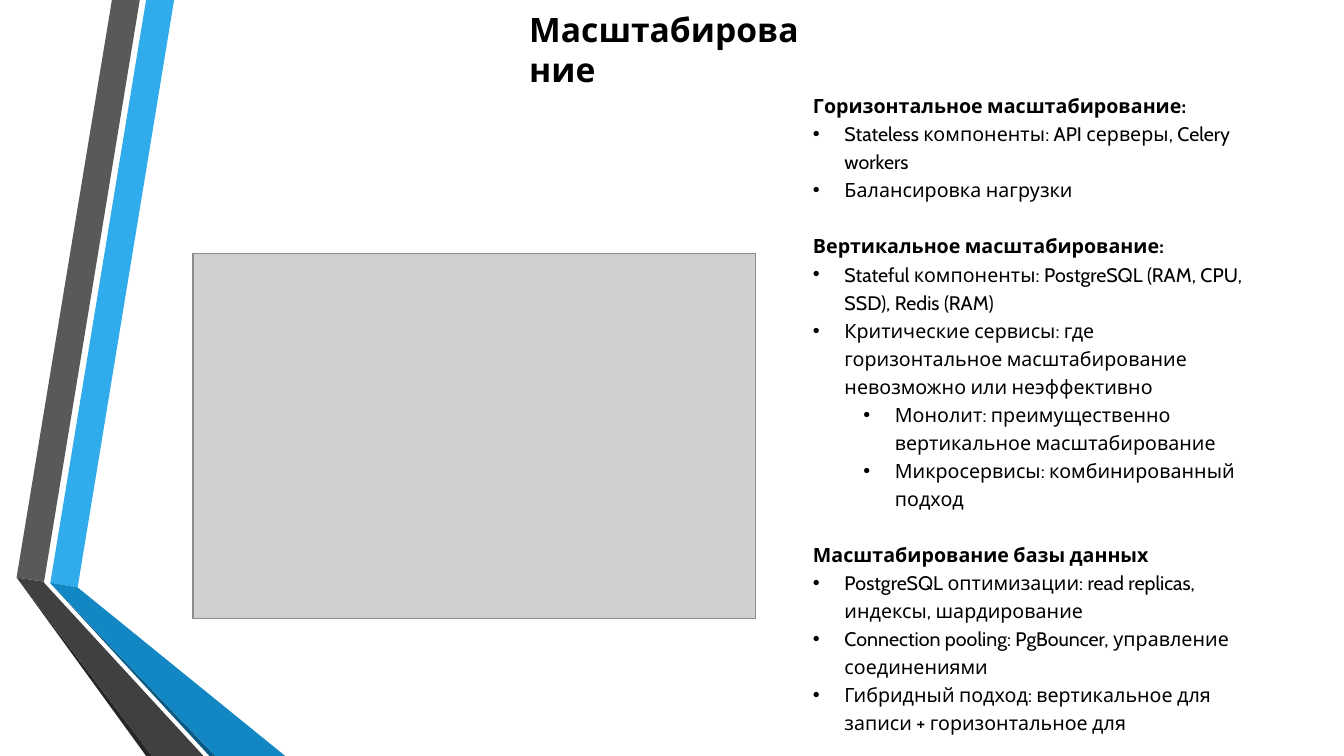
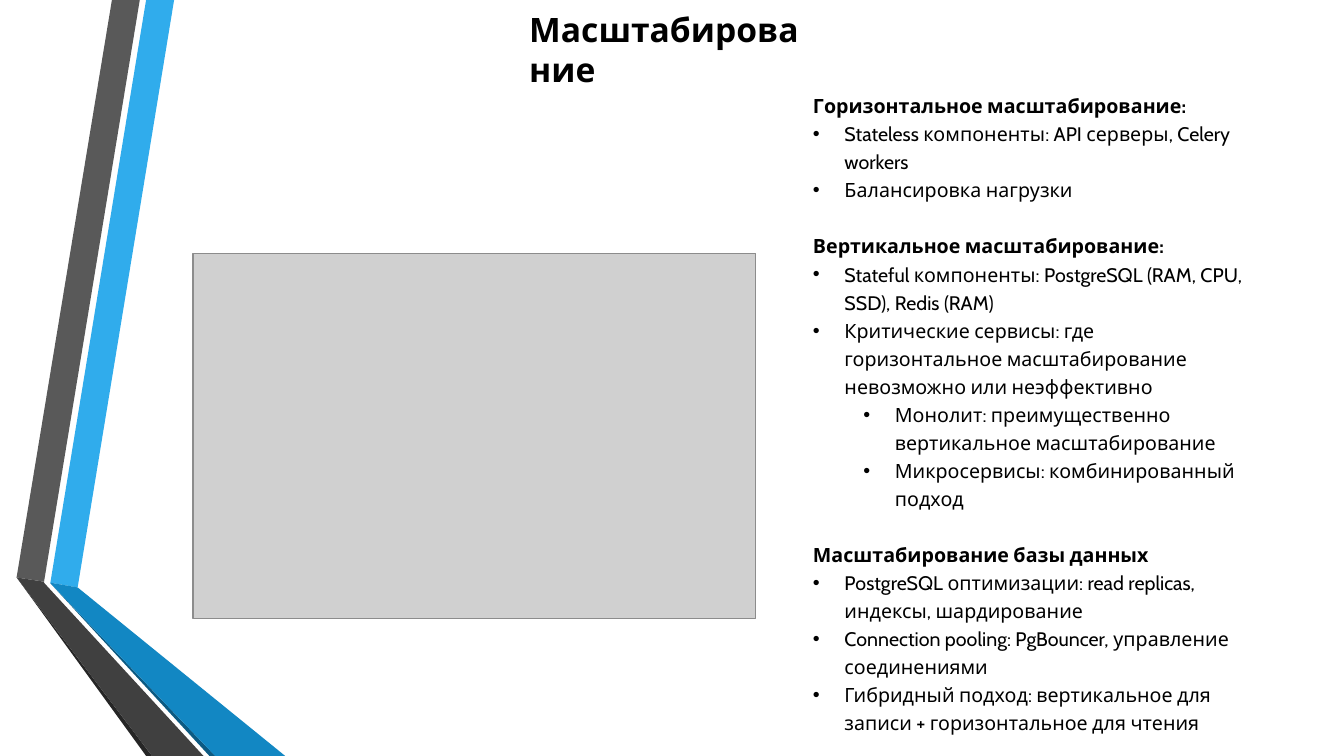
Before and after one commit to GorokhovSemyon/Architecture, a slide deck: slide 11 of REST_API_OnlineStore.pptx. Drawn at 1344x756 pixels with LibreOffice and Linux fonts; fonts in the diff are those of the drawing; grey boxes stand for pictures. Boxes give left, top, right and bottom in pixels: in the first picture for what was removed or moved away, otherwise in the second. Text is boxed around its words. In the diff, an @@ line names an element or a change of style, - is before the commit and + after.

```diff
--- a/REST_API_OnlineStore.pptx
+++ b/REST_API_OnlineStore.pptx
@@ text at [844, 687, 1211, 735]: text changed @@
-• Гибридный подход: вертикальное для записи + горизонтальное для
+• Гибридный подход: вертикальное для записи + горизонтальное для чтения
```
Also in this commit, not shown: 3 other slides changed, 1 other file.
